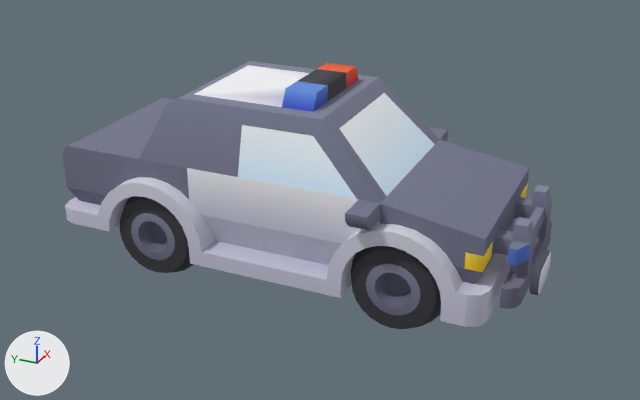
An edit to the glTF model public/assets/village/car-police.glb, drawn before and after from the same camera.
Both versions are drawn from a camera (50 mm lens) standing at (-4.77, -2.23, 2.86) and looking at (-0.07, -0.12, 0.51). The axes (+X, +Y, +Z) are drawn at lower left. The lights are the same throughout. The older version comes first. Where no turn or scale is listed for an object, it has been applied to the vertices. Vertices at exactly the same position are counted once.

Objects in the first picture: 'body.001', 'grill', 'wheel-back-right', 'wheel-front-right'.
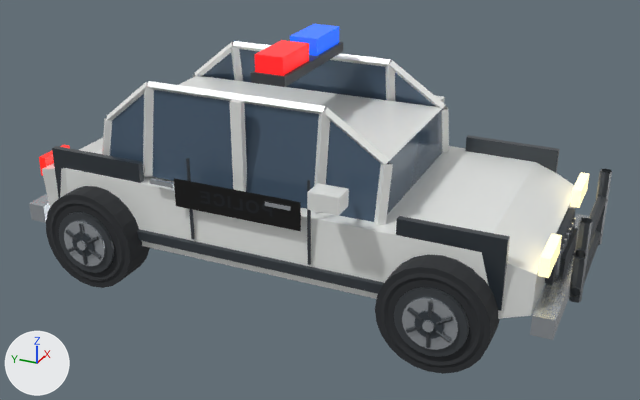
ob_body is not drawn itself; it is the parent of ob_wheel_front_left, ob_wheel_back_left, ob_wheel_front_right, ob_wheel_back_right.

Pixel boxes [x1, y1, x2, y2] of what changed, in the pictures (640 x 400 px; the box of a moved part takes in the faces that stretch with it):
'body-detail', added: after [29, 24, 612, 340]
    faces in mat_car_paint_white (white #f1f3f1): [42, 41, 575, 319]
    faces in mat_car_glass (dark blue #4d6176): [110, 49, 443, 222]
    faces in mat_car_paint_black (dark blue #2c353c): [52, 135, 559, 311]
    faces in mat_car_trim (dark grey #353c42): [137, 158, 578, 294]
    faces in mat_label_police (picture img_image_0): [174, 178, 301, 231]
'body.001', deleted: before [62, 61, 529, 327]
'wheel-front-left', moved, rescaled (not visible before): after [375, 254, 500, 374]
'wheel-back-left', moved, rescaled (not visible before): after [46, 186, 150, 288]
'wheel-front-right', reshaped, moved, rescaled (not visible afterwards): before [351, 246, 441, 329]
'grill', deleted: before [494, 185, 552, 309]
'wheel-back-right', reshaped, moved, rescaled (not visible afterwards): before [120, 196, 193, 273]
part 1 of me_wheel_back_right, deleted: before [138, 221, 411, 307]
part 2 of me_wheel_back_right, deleted: before [131, 213, 420, 315]
part 3 of me_wheel_back_right, moved or reshaped (not visible afterwards): before [120, 196, 441, 329]

Diff of the bpy script that builds the scene:
```diff
--- a/public/assets/village/car-police.glb.py
+++ b/public/assets/village/car-police.glb.py
@@ me_wheel_back_right @@
 # used by ob_wheel_back_right; location = (-0.45, 0.81, 0.3); scale = (0.3, 0.3, 0.3)
-me_wheel_back_right.from_pydata(...)  # 216 vertices, 332 faces; spans x -0.5..0.5, y -1.0..1.0, z -1.0..1.0
-me_wheel_back_right.materials.append(mat_colormap)
+me_wheel_back_right.from_pydata(...)  # 454 vertices, 828 faces; spans x -0.44..0.44, y -1.0..1.0, z -1.0..1.0
+# me_wheel_back_right part 1: the loose piece of 48 vertices spanning x -0.5..-0.17, y -0.37..0.37, z -0.37..0.37 is deleted
+# me_wheel_back_right part 2: the loose piece of 48 vertices spanning x -0.5, y -0.55..0.55, z -0.55..0.55 is deleted
+# me_wheel_back_right part 3: 120 vertices removed from x -0.5..0.5, y -1.0..1.0, z -1.0..1.0; 60 vertices added at x 0.33..0.4, y -0.39..0.39, z -0.43..0.43
+# other edits to the shape of me_wheel_back_right do not show in these pictures
+me_wheel_back_right.materials.append(mat_car_rubber)  # dark grey #2c2f32
+me_wheel_back_right.materials.append(mat_car_dark_metal)  # dark grey #4d5257
+me_wheel_back_right.materials.append(mat_car_metal)  # light grey #c4cad0
+me_wheel_back_right.materials.append(mat_car_trim)  # dark grey #353c42
@@ ob_wheel_back_left @@
 ob_wheel_back_left = bpy.data.objects.new('wheel-back-left', me_wheel_back_left)
-ob_wheel_back_left.location = (0.45, 0.81, 0.3)
-ob_wheel_back_left.scale = (0.3, 0.3, 0.3)
+ob_wheel_back_left.location = (-0.779, 1.12, 0.32)
+ob_wheel_back_left.scale = (0.32, 0.32, 0.32)
@@ ob_wheel_front_left @@
 ob_wheel_front_left = bpy.data.objects.new('wheel-front-left', me_wheel_back_left)
-ob_wheel_front_left.location = (0.45, -0.81, 0.3)
-ob_wheel_front_left.scale = (0.3, 0.3, 0.3)
+ob_wheel_front_left.parent = ob_body
+ob_wheel_front_left.location = (-0.779, -1.12, 0.32)
+ob_wheel_front_left.scale = (0.32, 0.32, 0.32)
@@ ob_wheel_back_right @@
 ob_wheel_back_right = bpy.data.objects.new('wheel-back-right', me_wheel_back_right)
-ob_wheel_back_right.location = (-0.45, 0.81, 0.3)
-ob_wheel_back_right.scale = (0.3, 0.3, 0.3)
+ob_wheel_back_right.parent = ob_body
+ob_wheel_back_right.location = (0.779, 1.12, 0.32)
+ob_wheel_back_right.scale = (0.32, 0.32, 0.32)
@@ ob_body @@
 ob_body = bpy.data.objects.new('body', None)
-ob_body.location = (0.0, 0.025, 0.2)
+ob_body.location = (0.0, 0.0, 0.0)
@@ ob_grill @@
-ob_grill = bpy.data.objects.new('grill', me_grill)
@@ ob_body_001 @@
-ob_body_001 = bpy.data.objects.new('body.001', me_body)
@@ ob_wheel_front_right @@
 ob_wheel_front_right = bpy.data.objects.new('wheel-front-right', me_wheel_back_right)
-ob_wheel_front_right.location = (-0.45, -0.81, 0.3)
-ob_wheel_front_right.scale = (0.3, 0.3, 0.3)
+ob_wheel_front_right.parent = ob_body
+ob_wheel_front_right.location = (0.779, -1.12, 0.32)
+ob_wheel_front_right.scale = (0.32, 0.32, 0.32)
@@ ob_body_detail @@
+ob_body_detail = bpy.data.objects.new('body-detail', me_body_detail)  # 578 vertices, 774 faces; spans x -0.92..0.92, y -1.8..1.8, z -0.65..0.65; in mat_car_paint_white (white #f1f3f1), mat_car_glass (dark blue #4d6176), mat_car_trim (dark grey #353c42), mat_car_metal (light grey #c4cad0), mat_car_paint_black (dark blue #2c353c), mat_car_headlight (beige #fff5d3, glowing beige #ffeaad), mat_car_taillight (red #d3241d, glowing red #e71910), mat_car_dark_metal (dark grey #4d5257), mat_car_paint (white #f1f3f1), mat_police_red (red #e72127, glowing red #e71919), mat_police_blue (blue #2161ed, glowing blue #1959e7), mat_label_police (picture img_image_0)
+ob_body_detail.location = (0.0, -0.013, 0.86)
```
